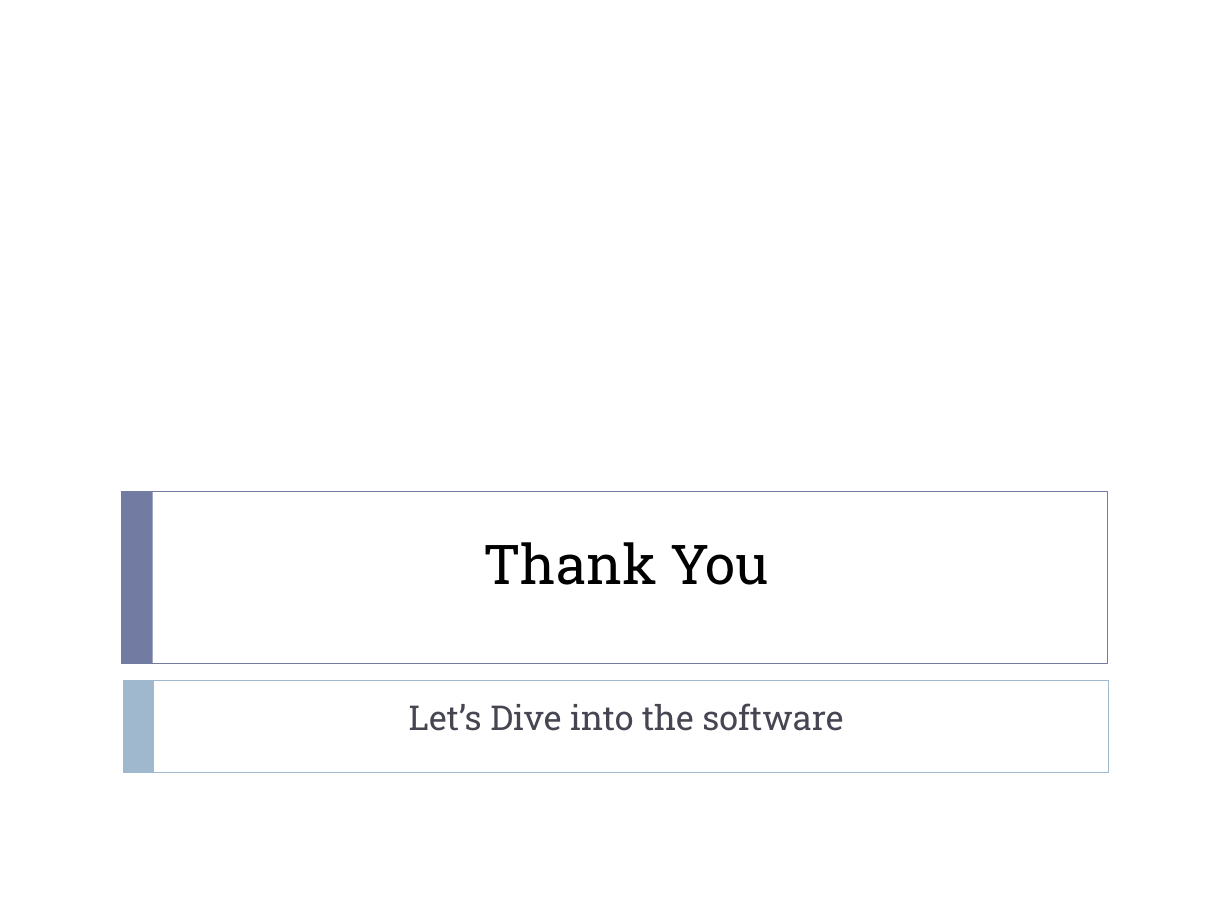
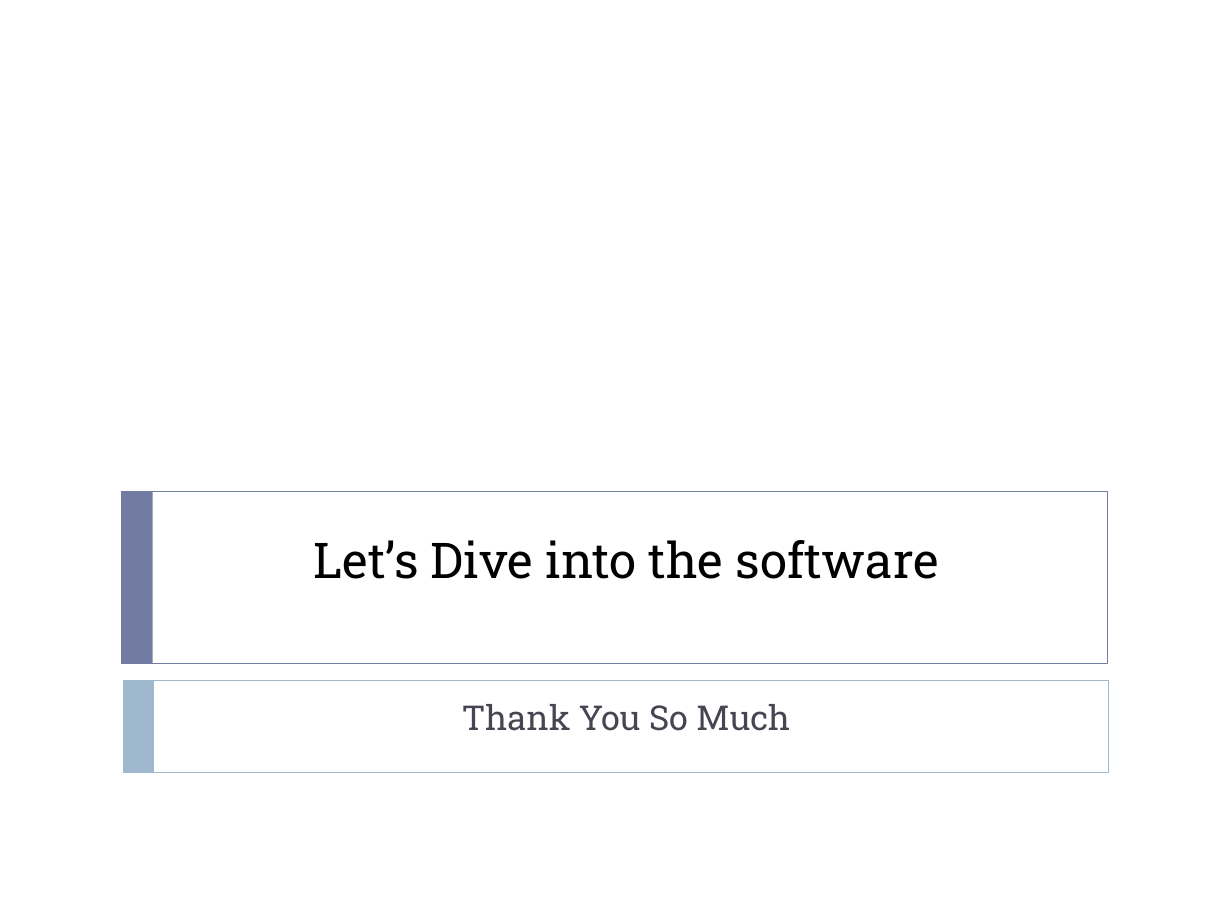
Before and after one commit to dhruborajroy/BEC-hall, a slide deck: slide 23 of BEC Hall.pptx (slide 21 before the commit). Drawn at 1232x924 pixels with LibreOffice and Linux fonts; fonts in the diff are those of the drawing. Boxes give left, top, right and bottom in pixels: in the first picture for what was removed or moved away, otherwise in the second. Text is boxed around its words. In the diff, an @@ line names an element or a change of style, - is before the commit and + after.

```diff
--- a/BEC Hall.pptx
+++ b/BEC Hall.pptx
@@ title at (313, 540, 939, 579): text changed; size 32 to 28.8 pt @@
-Thank You
+Let’s Dive into the software
@@ subtitle at (462, 704, 790, 731): text changed @@
-Let’s Dive into the software
+Thank You So Much
```
Also in this commit, not shown: 3 other slides changed, 2 slides added, 2 other files.
